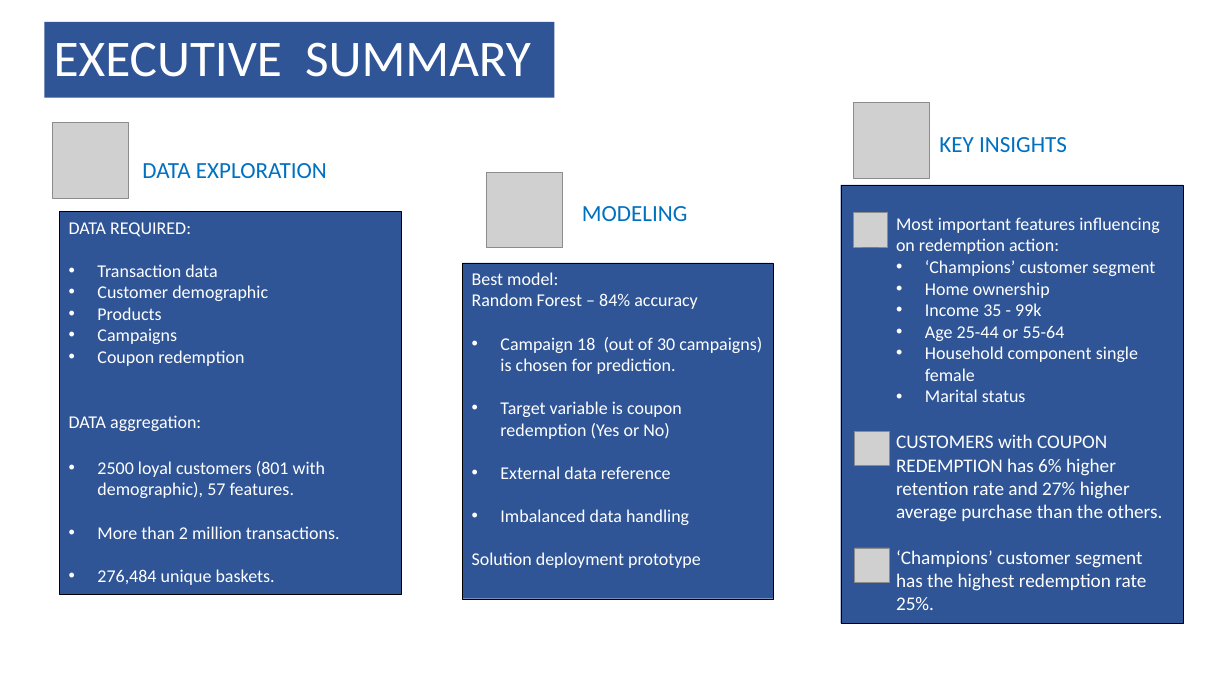
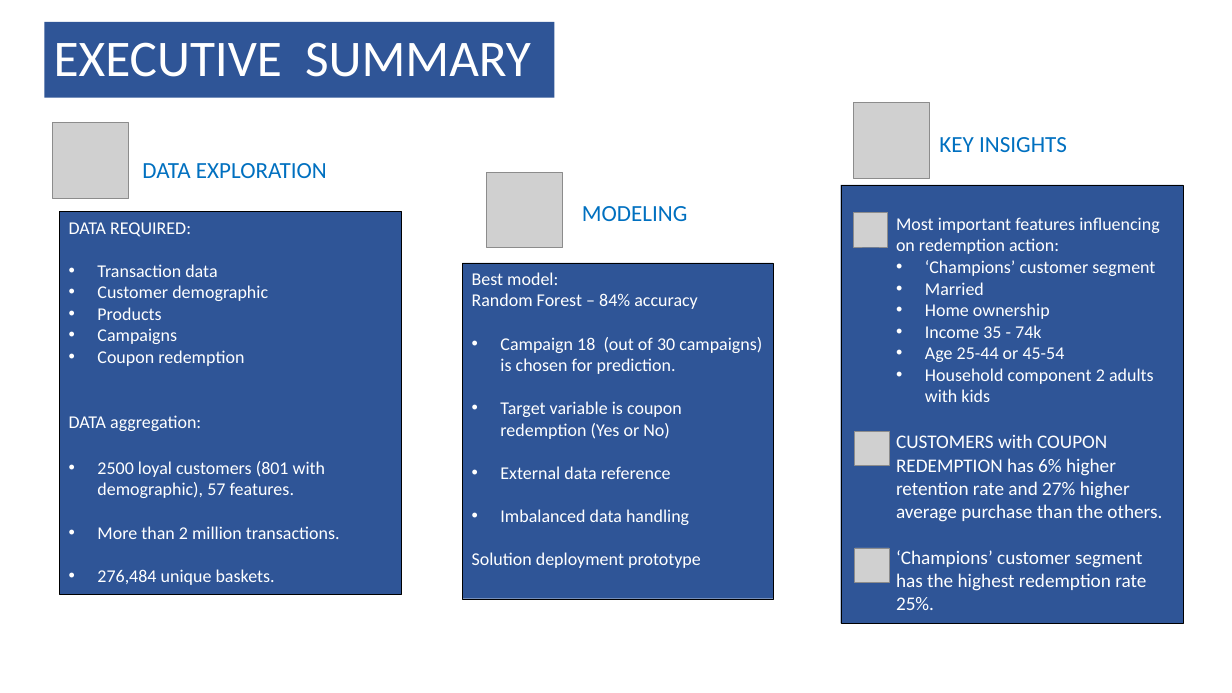
Before and after one commit to vanchautran/capstone, a slide deck: slide 7 of CAPSTONE_Retail_marketing_customers_Prediction/Documentation_Presentation/Presentation_Final.pptx. Drawn at 1232x693 pixels with LibreOffice and Linux fonts; fonts in the diff are those of the drawing; grey boxes stand for pictures. Boxes give left, top, right and bottom in pixels: in the first picture for what was removed or moved away, otherwise in the second. Text is boxed around its words. In the diff, an @@ line names an element or a change of style, - is before the commit and + after.

```diff
--- a/CAPSTONE_Retail_marketing_customers_Prediction/Documentation_Presentation/Presentation_Final.pptx
+++ b/CAPSTONE_Retail_marketing_customers_Prediction/Documentation_Presentation/Presentation_Final.pptx
@@ text in rectangle at (925, 282, 984, 295): paragraph added @@
+  • Married
@@ text in rectangle at (925, 325, 1154, 402): text changed @@
-  • Income 35 - 99k
-  • Age 25-44 or 55-64
-  • Household component single female
-  • Marital status
+  • Income 35 - 74k
+  • Age 25-44 or 45-54
+  • Household component 2 adults with kids
```
Also in this commit, not shown: 4 other slides changed, 1 slide added, 1 slide removed, 3 other files.
